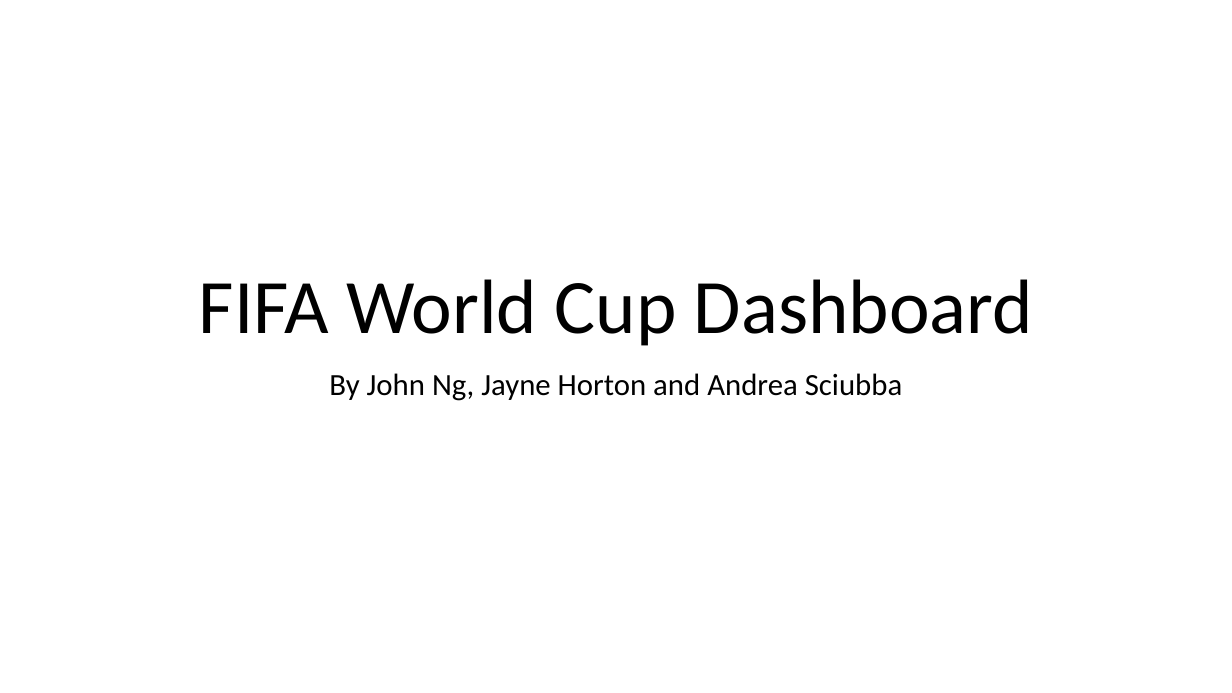
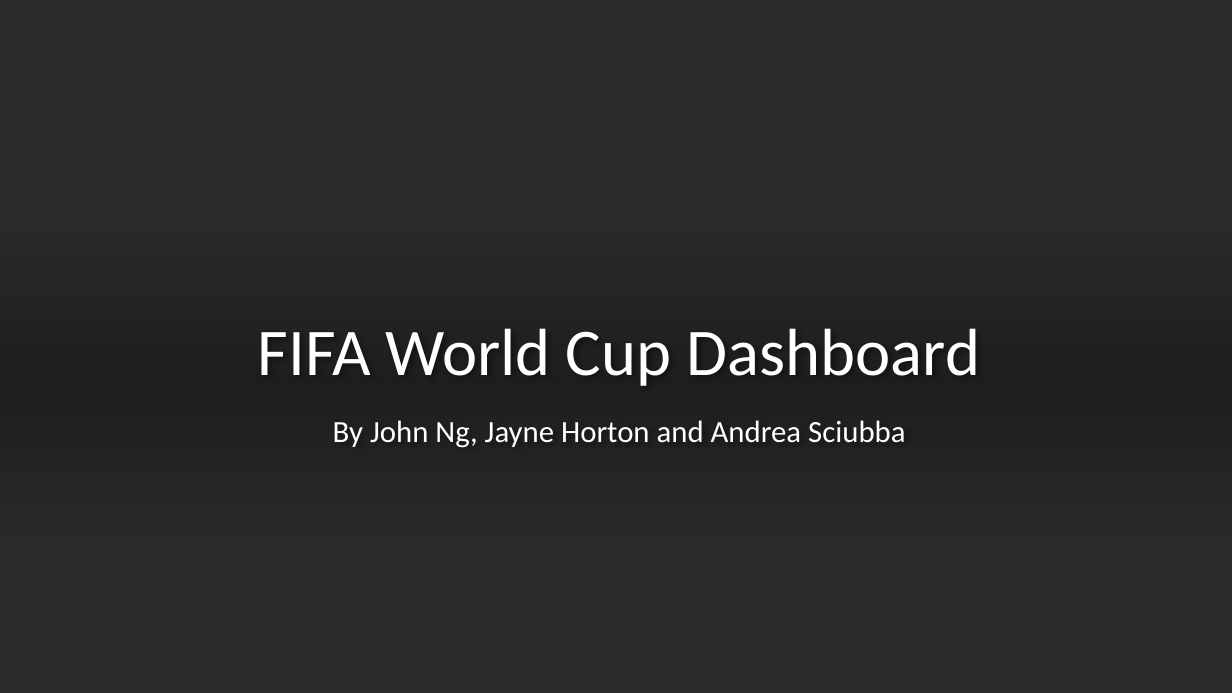
Before and after one commit to johnwanng/projectTWO, a slide deck: slide 1 of FIFA World Cup Presentation.pptx. Drawn at 1232x693 pixels with LibreOffice and Linux fonts; fonts in the diff are those of the drawing; background and template pictures are left out; a plain dark background stands for a picture behind light text. Boxes give left, top, right and bottom in pixels: in the first picture for what was removed or moved away, otherwise in the second. Text is boxed around its words. In the diff, an @@ line names an element or a change of style, - is before the commit and + after.

```diff
--- a/FIFA World Cup Presentation.pptx
+++ b/FIFA World Cup Presentation.pptx
@@ background #FFFFFF to picture (left out) @@
@@ rectangle added at <box>0,0,1232,693</box>, fill #FFFFFF @@
@@ title "FIFA World Cup Dashboard": place and size @@
-title "FIFA World Cup Dashboard" at <box>199,279,1033,346</box>
+title "FIFA World Cup Dashboard" at <box>258,328,981,386</box>
@@ title "FIFA World Cup Dashboard" at <box>258,328,981,386</box>: size 60 to 52 pt, text colour #000000 to #FFFFFF @@
@@ rectangle added at <box>0,223,1232,543</box>, fill gradient #000000 @@
@@ subtitle "By John Ng, Jayne Horton ...": place and size @@
-subtitle "By John Ng, Jayne Horton ..." at <box>329,373,902,401</box>
+subtitle "By John Ng, Jayne Horton ..." at <box>333,420,905,448</box>
@@ subtitle "By John Ng, Jayne Horton ..." at <box>333,420,905,448</box>: text colour #000000 to #FFFFFF @@
```
Also in this commit, not shown: 7 other slides changed, 1 slide added, 1 slide removed.
